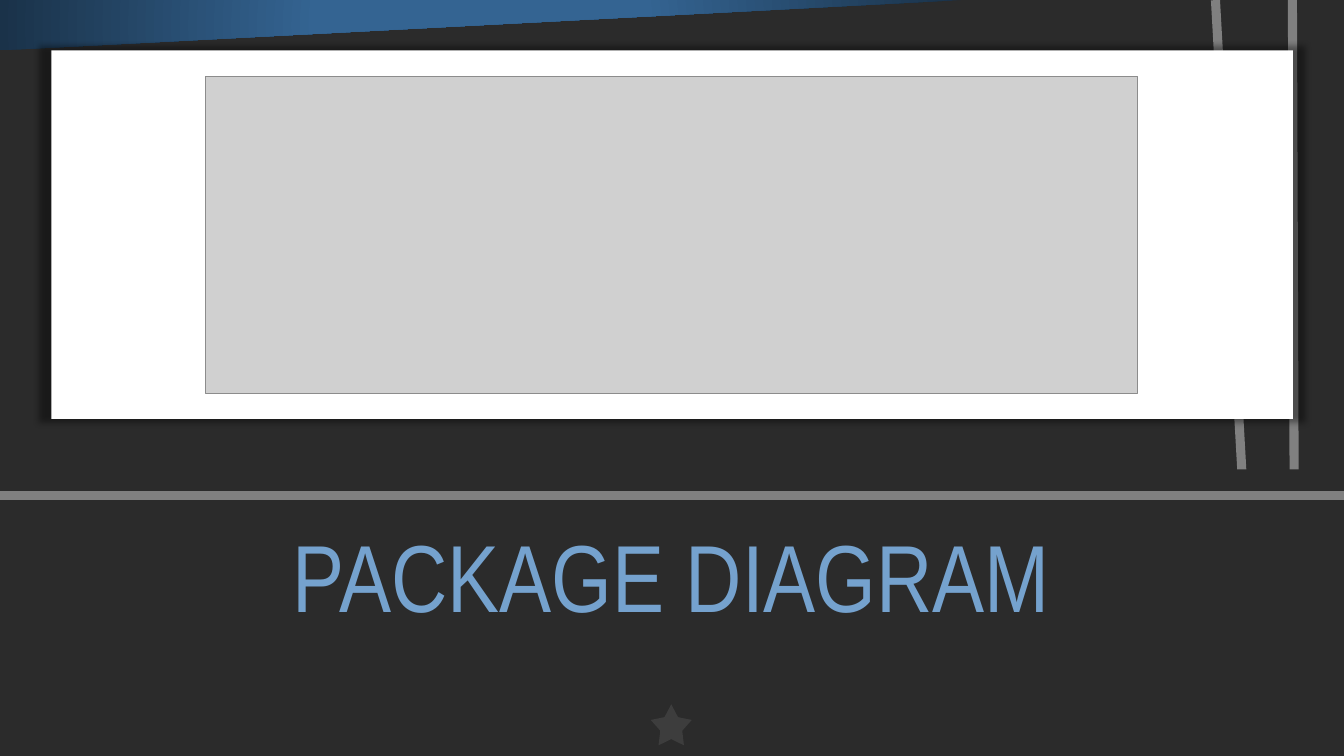
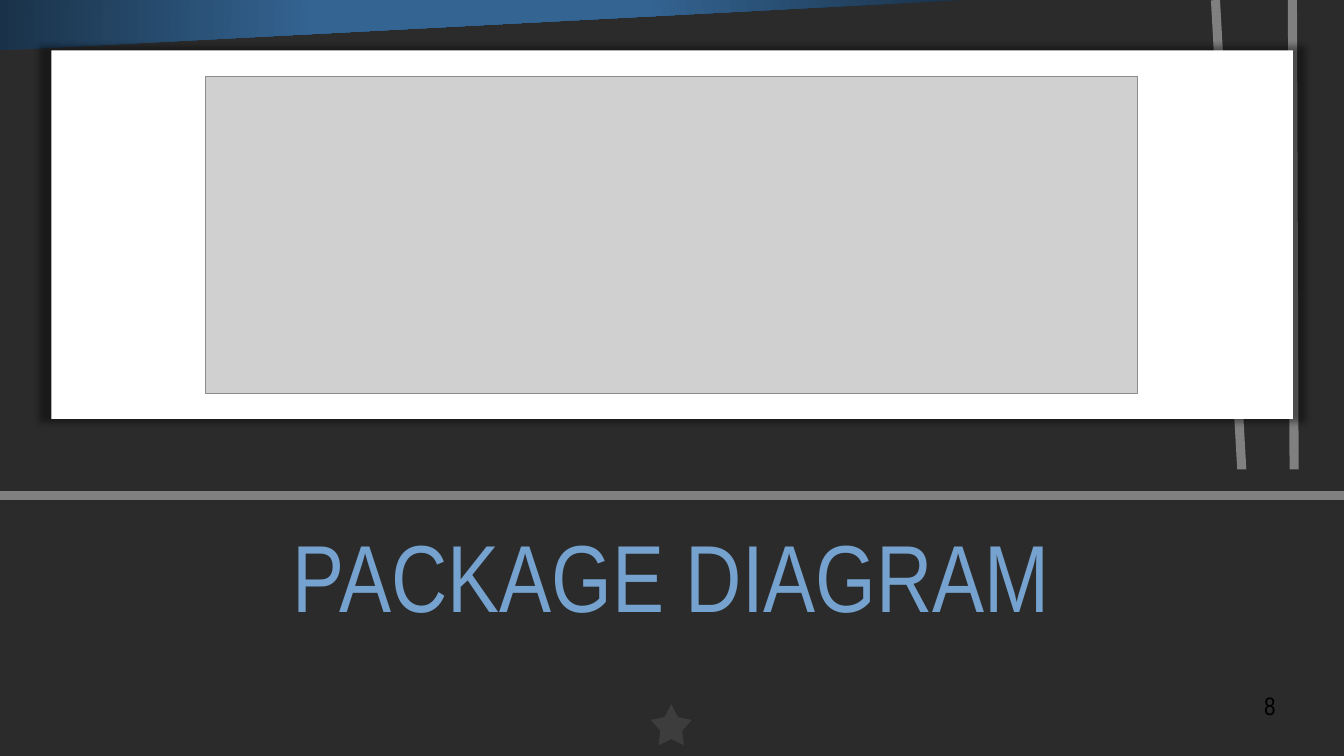
Before and after one commit to ZhovanyKrot/Krok_sait, a slide deck: slide 9 of Проект/Проект (третій рівень).pptx. Drawn at 1344x756 pixels with LibreOffice and Linux fonts; fonts in the diff are those of the drawing; grey boxes stand for pictures; background and template pictures are left out; a plain dark background stands for a picture behind light text. Boxes give left, top, right and bottom in pixels: in the first picture for what was removed or moved away, otherwise in the second. Text is boxed around its words. In the diff, an @@ line names an element or a change of style, - is before the commit and + after.

```diff
--- a/Проект/Проект (третій рівень).pptx
+++ b/Проект/Проект (третій рівень).pptx
@@ text added at <box>1264,698,1275,715</box>, 18 pt, text #000000 @@
+8
```
Also in this commit, not shown: 7 other slides changed, 1 other file.
